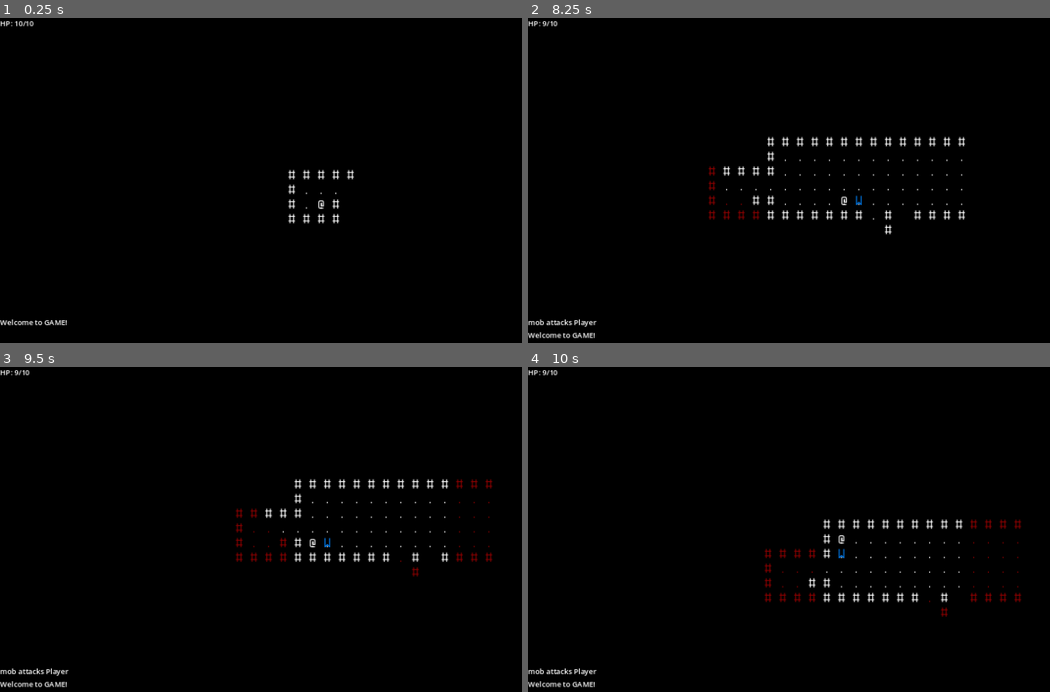
Above: before the commit, frames 1-4 (two rows, left to right).
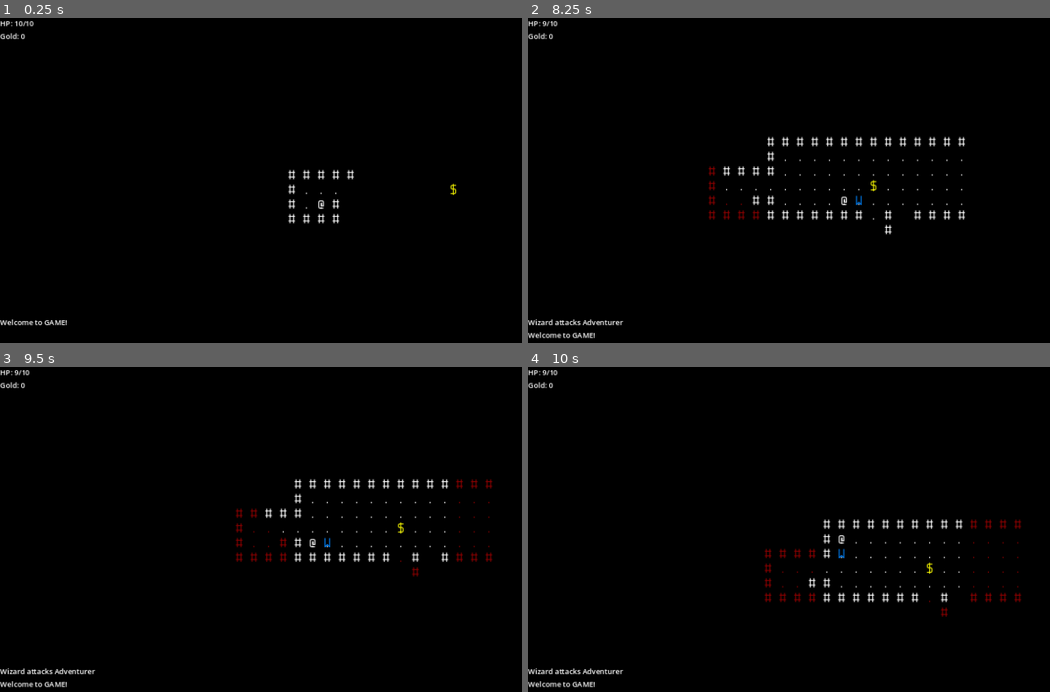
Above: after the commit, the same moments.

Repository: ElPresidentePoole/godot-rl
Game: Godot game, scene res://scenes/dungeon.tscn
Same seed, same stepped clock (60 frames per second), same inputs: the game is played once before the commit and once after it.
Inputs:
- Up to frame 1 (0.25 s): no input
- Up to frame 2 (8.25 s): hold D (move_east) 0.53-1.28 s; tap Enter at 1.25, 2.75, 5 s; hold S (move_south) 1.28-2.03 s; tap Space at 2, 3.5, 5.75 s; hold D (move_east) 2.03-2.78 s; hold W (move_north) 2.78-3.53 s; hold A (move_west) 3.53-5.03 s; hold S (move_south) 5.03-5.78 s; hold D (move_east) 5.78-6.53 s; hold W (move_north) 6.53-7.28 s; hold D (move_east) 7.28-8.03 s; hold S (move_south) from 8.03 s (still down)
- Up to frame 3 (9.5 s): release S (move_south) at 8.78 s; hold A (move_west) from 8.78 s (still down)
- Up to frame 4 (10 s): release A (move_west) at 9.53 s; hold W (move_north) from 9.53 s (still down)

The runs differ from the first frame. In frame 1, less than 0.1% of the frame differs, in the area x 0-88%, y 4-55%; in frame 2, 0.3%, in the area x 0-67%, y 4-96%; in frame 3, 0.3%; in frame 4, 0.3%.

Commit message:
gold and hud stuff

Diff:
--- /dev/null
+++ b/scenes/HUDLayer.gd
@@ -0,0 +1,14 @@
+extends CanvasLayer
+
+@onready var hp_label: Label = $Labels/HP
+@onready var gold_label: Label = $Labels/Gold
+@onready var log_container: ScrollContainer = $LogContainer
+
+# Called when the node enters the scene tree for the first time.
+func _ready():
+	pass # Replace with function body.
+
+
+# Called every frame. 'delta' is the elapsed time since the previous frame.
+func _process(delta):
+	pass
--- a/scenes/dungeon.gd
+++ b/scenes/dungeon.gd
@@ -3,6 +3,7 @@
 const S_Player: PackedScene = preload("res://scenes/player.tscn")
 const S_Mob: PackedScene = preload("res://scenes/mob_wizard.tscn")
 const S_Cell: PackedScene = preload("res://scenes/cell.tscn")
+const S_Gold: PackedScene = preload("res://scenes/gold.tscn")
 
 @onready var mobs: Node = $Mobs
 @onready var cellmap: CellMap = $CellMap
@@ -11,6 +12,11 @@
 @onready var player_mrpas: MRPAS = cellmap.build_mrpas_from_map()
 var player_seen_tiles: Array[Vector2] = [] # TODO
 var mob_mrpas_map: Dictionary = {}
+
+func spawn_gold(x: int, y: int) -> void:
+	var g = S_Gold.instantiate()
+	$Items.add_child(g)
+	g.position = Vector2(x, y) * cellmap.CELL_SIZE
 
 func place_player(x: int, y: int) -> void:
 	""" Places a player somewhere and then updates fov """
@@ -66,10 +72,14 @@
 
 # Called when the node enters the scene tree for the first time.
 func _ready() -> void:
-	var mob_pos: Vector2 = cellmap.root.get_leaves()[1].get_room_center()
+	var leaves: Array = cellmap.root.get_leaves()
+	var mob_pos: Vector2 = leaves[1].get_room_center()
 	spawn_mob(mob_pos.x, mob_pos.y)
-	var spawn_room: Vector2 = cellmap.root.get_leaves()[0].get_room_center()
+	var spawn_room: Vector2 = leaves[0].get_room_center()
 	place_player(spawn_room.x, spawn_room.y) # spawn the player last so our FOV stuff hides the mob
+	for l in leaves:
+		if randf() < 0.5:
+			spawn_gold(l.get_room_center().x, l.get_room_center().y)
 
 # Called every frame. 'delta' is the elapsed time since the previous frame.
 func _process(delta) -> void:
@@ -84,7 +94,7 @@
 func attack(perp: Node2D, victim: Node2D) -> void:
 	# TODO: damage based on perp
 	victim.mortality.take_damage(1)
-	player.hud.get_node("LogContainer").add_entry("{perp} attacks {victim}".format({'perp': perp.name, 'victim': victim.name}))
+	player.hud.log_container.add_entry("{perp} attacks {victim}".format({'perp': perp.mob_name, 'victim': victim.mob_name}))
 
 func process_turn(player_state):
 	for m in mobs.get_children():
--- a/scenes/dungeon.tscn
+++ b/scenes/dungeon.tscn
@@ -11,6 +11,8 @@
 
 [node name="Mobs" type="Node" parent="."]
 
+[node name="Items" type="Node" parent="."]
+
 [node name="Player" parent="." instance=ExtResource("3_txnym")]
 
 [connection signal="request_to_move" from="Player" to="." method="_on_player_request_to_move"]
--- /dev/null
+++ b/scenes/gold.gd
@@ -0,0 +1,12 @@
+extends Node2D
+
+@export var value: int
+
+# Called when the node enters the scene tree for the first time.
+func _ready():
+	pass # Replace with function body.
+
+
+# Called every frame. 'delta' is the elapsed time since the previous frame.
+func _process(delta):
+	pass
--- /dev/null
+++ b/scenes/gold.tscn
@@ -0,0 +1,34 @@
+[gd_scene load_steps=4 format=3 uid="uid://c86rb8gjn7v6g"]
+
+[ext_resource type="Script" path="res://scenes/gold.gd" id="1_e5jq5"]
+[ext_resource type="Theme" uid="uid://dnn8dbcm7eoww" path="res://gfx/World.tres" id="2_d737a"]
+
+[sub_resource type="RectangleShape2D" id="RectangleShape2D_0cw64"]
+size = Vector2(32, 32)
+
+[node name="gold" type="Area2D"]
+collision_layer = 2
+collision_mask = 0
+script = ExtResource("1_e5jq5")
+value = 5
+
+[node name="CollisionShape2D" type="CollisionShape2D" parent="."]
+shape = SubResource("RectangleShape2D_0cw64")
+
+[node name="Label" type="Label" parent="."]
+modulate = Color(0.947918, 0.947918, 0, 1)
+anchors_preset = 8
+anchor_left = 0.5
+anchor_top = 0.5
+anchor_right = 0.5
+anchor_bottom = 0.5
+offset_left = -20.0
+offset_top = -17.5
+offset_right = 20.0
+offset_bottom = 17.5
+grow_horizontal = 2
+grow_vertical = 2
+theme = ExtResource("2_d737a")
+text = "$"
+horizontal_alignment = 1
+vertical_alignment = 1
--- a/scenes/mob.tscn
+++ b/scenes/mob.tscn
@@ -8,9 +8,11 @@
 
 [node name="mob" type="Node2D"]
 script = ExtResource("1_3xlg5")
+mob_name = "Base Mob"
+starting_hp = 3
 
 [node name="Label" type="Label" parent="."]
-modulate = Color(0, 0.521569, 0, 1)
+modulate = Color(0.94902, 0, 1, 1)
 anchors_preset = 8
 anchor_left = 0.5
 anchor_top = 0.5
@@ -23,7 +25,7 @@
 grow_horizontal = 2
 grow_vertical = 2
 theme = ExtResource("1_1sh38")
-text = "g"
+text = "?"
 horizontal_alignment = 1
 vertical_alignment = 1
 
--- a/scenes/player.gd
+++ b/scenes/player.gd
@@ -6,6 +6,7 @@
 @onready var w: RayCast2D = $W
 var mortality: Mortality = Mortality.new(self, 10)
 @onready var hud: CanvasLayer = $HUDLayer
+var mob_name: String = "Adventurer"
 
 # XXX: should there be a "player_state" function or something that returns stuff
 # like where the player is in CellMap turns and stuff?  maybe have a signal like
@@ -14,16 +15,21 @@
 signal request_to_move(dv: Vector2)
 
 var ready_to_move: bool = true
+var gold: int = 0
 var moving: Globals.MovementDirection = Globals.MovementDirection.NONE
 
 func build_hplabel_text() -> String:
 	return "HP: {hp}/{max_hp}".format({'hp': mortality.hp, 'max_hp': mortality.max_hp})
 
+func build_goldlabel_text() -> String:
+	return "Gold: {au}".format({'au': gold})
+
 # Called when the node enters the scene tree for the first time.
 func _ready() -> void:
-	$HUDLayer/HP.text = build_hplabel_text()
+	hud.hp_label.text = build_hplabel_text()
+	hud.gold_label.text = build_goldlabel_text()
 	mortality.connect('hurt', func():
-		var hpl = $HUDLayer/HP
+		var hpl = hud.hp_label
 		hpl.text = build_hplabel_text())
 
 func handle_movement() -> void:
@@ -69,3 +75,8 @@
 # Called every frame. 'delta' is the elapsed time since the previous frame.
 func _process(delta) -> void:
 	handle_movement()
+
+func _on_pickup_area_area_entered(area):
+	area.queue_free()
+	gold += area.value
+	hud.gold_label.text = build_goldlabel_text()
--- a/scenes/player.tscn
+++ b/scenes/player.tscn
@@ -1,8 +1,12 @@
-[gd_scene load_steps=4 format=3 uid="uid://bshgvq58j27y3"]
+[gd_scene load_steps=6 format=3 uid="uid://bshgvq58j27y3"]
 
 [ext_resource type="Theme" uid="uid://dnn8dbcm7eoww" path="res://gfx/World.tres" id="1_8d21e"]
 [ext_resource type="Script" path="res://scenes/player.gd" id="1_k80kx"]
+[ext_resource type="Script" path="res://scenes/HUDLayer.gd" id="3_7ayhc"]
 [ext_resource type="Script" path="res://scenes/LogContainer.gd" id="3_8koru"]
+
+[sub_resource type="RectangleShape2D" id="RectangleShape2D_lircc"]
+size = Vector2(32, 32)
 
 [node name="Player" type="Node2D"]
 script = ExtResource("1_k80kx")
@@ -41,12 +45,27 @@
 [node name="W" type="RayCast2D" parent="."]
 target_position = Vector2(-32, 0)
 
+[node name="PickupArea" type="Area2D" parent="."]
+collision_layer = 0
+collision_mask = 2
+
+[node name="CollisionShape2D" type="CollisionShape2D" parent="PickupArea"]
+shape = SubResource("RectangleShape2D_lircc")
+
 [node name="HUDLayer" type="CanvasLayer" parent="."]
+script = ExtResource("3_7ayhc")
 
-[node name="HP" type="Label" parent="HUDLayer"]
+[node name="Labels" type="VBoxContainer" parent="HUDLayer"]
 offset_right = 40.0
-offset_bottom = 23.0
+offset_bottom = 40.0
+
+[node name="HP" type="Label" parent="HUDLayer/Labels"]
+layout_mode = 2
 text = "HP: ?/?"
+
+[node name="Gold" type="Label" parent="HUDLayer/Labels"]
+layout_mode = 2
+text = "Gold: ?"
 
 [node name="LogContainer" type="ScrollContainer" parent="HUDLayer"]
 anchors_preset = 12
@@ -69,3 +88,5 @@
 [node name="Label" type="Label" parent="HUDLayer/LogContainer/EntryContainer"]
 layout_mode = 2
 text = "Welcome to GAME!"
+
+[connection signal="area_entered" from="PickupArea" to="." method="_on_pickup_area_area_entered"]
